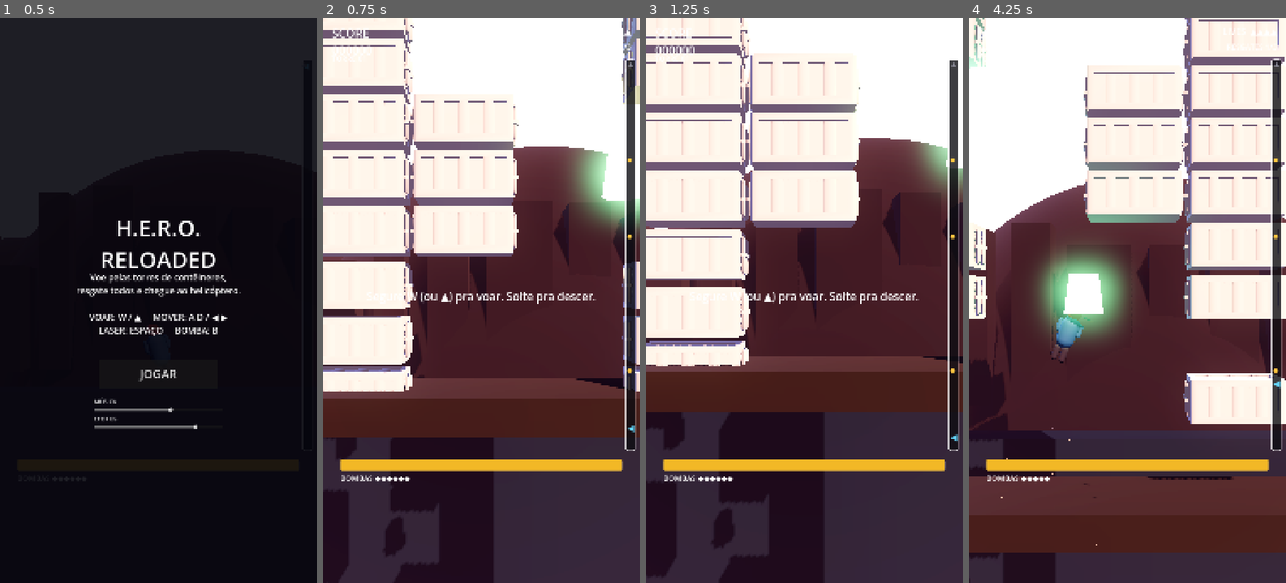
Above: before the commit, frames 1-4 (left to right).
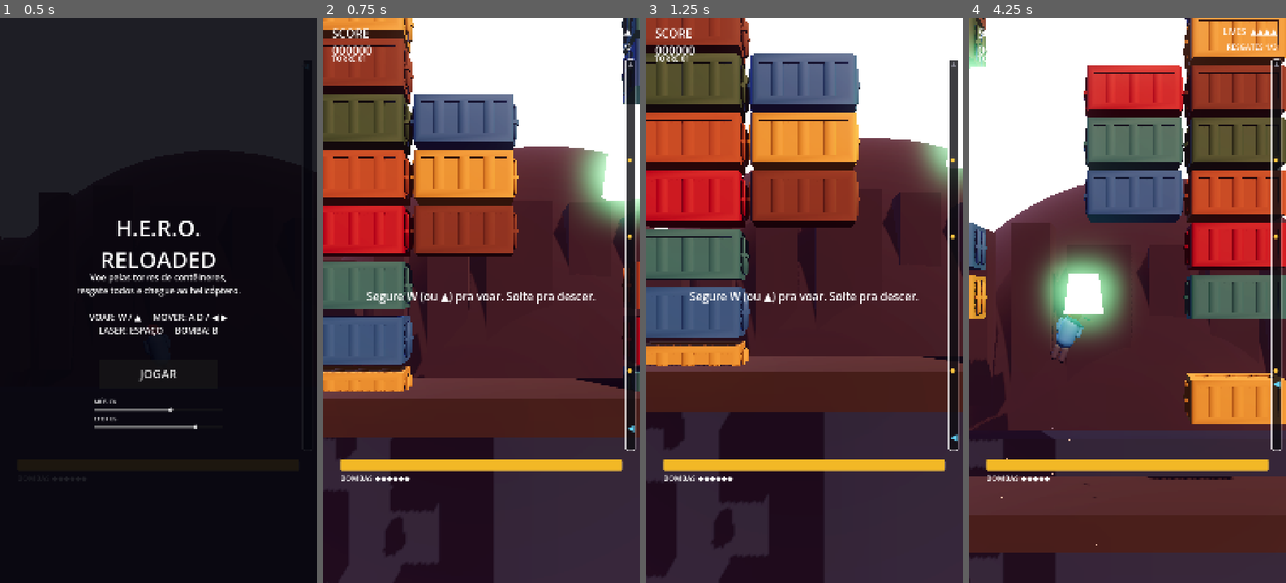
Above: after the commit, the same moments.

Repository: FabriciooPoke/hero-godot
Game: Godot game, scene res://scenes/Main.tscn
The game is run twice, just before and just after one commit, with the same random seed, the same clock (stepped at 60 frames per second) and the same inputs.
Inputs:
- Up to frame 1 (0.5 s): no input
- Up to frame 2 (0.75 s): click "JOGAR" at 0.5 s
- Up to frame 3 (1.25 s): no input
- Up to frame 4 (4.25 s): hold D (mover_direita) 1.28-2.03 s; tap Space (atirar) at 1.35, 3.6 s; hold A (mover_esquerda) 2.03-2.78 s; tap B (bomba) at 2.1 s; hold W (propulsar) 2.78-3.53 s; hold D (mover_direita) from 2.78 s (still down)

Frame 1 is identical in both runs. In frame 2, 29% of the frame differs, in the area x 0-100%, y 0-67%; in frame 3, 29%, in the area x 0-68%, y 0-62%; in frame 4, 29%.

Commit message:
Contêineres ganham cores variadas, incluindo tons enferrujados
O modelo importado não tem textura própria (geometria branca lisa — a cor
que aparecia vinha só da luz quente da cena), então dá pra tingir cada
instância livremente via albedo_color sem perder nenhum detalhe da malha.
Paleta com 7 cores reais de contêiner (azul, vermelho, verde, mostarda,
petróleo) + 2 variantes enferrujadas (tom terroso, mais ásperas/foscas,
menos metálicas) pra quebrar a monotonia visual da torre.

Testado ao vivo: mistura de cores visível na torre, incluindo os tons
enferrujados com aparência fosca/desgastada.

Diff:
--- a/scripts/GeradorNivel.gd
+++ b/scripts/GeradorNivel.gd
@@ -28,7 +28,22 @@
 ## no nó do modelo (achada inspecionando a cadeia de transform completa).
 const ESCALA_CONTEINER := LARGURA_CONTEINER / (3.046667 * 0.27)
 
+## O modelo não tem textura própria (geometria branca lisa — a cor que se vê
+## vem só da luz da cena) — então dá pra tingir livremente sem perder detalhe.
+## Paleta de cores reais de contêiner + duas variantes enferrujadas (tom
+## terroso, mais ásperas/foscas) pra quebrar a monotonia visual da torre.
+const PALETA_CONTEINER := [
+	{"cor": Color(0.12, 0.36, 0.56), "rugosidade": 0.75, "metalico": 0.2},   # azul
+	{"cor": Color(0.55, 0.15, 0.13), "rugosidade": 0.75, "metalico": 0.2},   # vermelho
+	{"cor": Color(0.17, 0.33, 0.22), "rugosidade": 0.75, "metalico": 0.2},   # verde
+	{"cor": Color(0.68, 0.52, 0.15), "rugosidade": 0.75, "metalico": 0.2},   # amarelo mostarda
+	{"cor": Color(0.15, 0.42, 0.43), "rugosidade": 0.75, "metalico": 0.2},   # azul petróleo
+	{"cor": Color(0.52, 0.30, 0.14), "rugosidade": 0.95, "metalico": 0.05},  # enferrujado claro
+	{"cor": Color(0.36, 0.23, 0.15), "rugosidade": 0.95, "metalico": 0.0},   # enferrujado escuro
+]
+
 var _forma_conteiner: BoxShape3D
+var _materiais_conteiner: Array[StandardMaterial3D] = []
 
 var nivel_atual: int = 1
 var altura_total: float = 0.0
@@ -166,6 +181,18 @@
 	return (col - COLUNAS / 2.0) * LARGURA_CONTEINER
 
 
+## Modelos importados vêm com uma malha aninhada dentro de um Node3D
+## embrulho — desce a árvore até achar o MeshInstance3D de verdade.
+func _achar_mesh_instance(no: Node) -> MeshInstance3D:
+	if no is MeshInstance3D:
+		return no
+	for filho in no.get_children():
+		var achado := _achar_mesh_instance(filho)
+		if achado:
+			return achado
+	return null
+
+
 ## Forma de colisão é criada uma vez e reaproveitada por todos os
 ## contêineres — evita recriar recursos idênticos centenas de vezes por nível.
 ## A física continua sendo essa caixa simples independente do visual.
@@ -175,6 +202,13 @@
 	_forma_conteiner = BoxShape3D.new()
 	_forma_conteiner.size = Vector3(LARGURA_CONTEINER, ALTURA_CONTEINER, LARGURA_CONTEINER)
 
+	for entrada in PALETA_CONTEINER:
+		var mat := StandardMaterial3D.new()
+		mat.albedo_color = entrada.cor
+		mat.roughness = entrada.rugosidade
+		mat.metallic = entrada.metalico
+		_materiais_conteiner.append(mat)
+
 
 func _criar_conteiner(col: int, andar: int, resistencia: int) -> void:
 	var corpo := StaticBody3D.new()
@@ -190,6 +224,11 @@
 	malha.position.y = -ALTURA_CONTEINER * 0.5  # pivô do modelo fica na base, não no centro
 	corpo.add_child(malha)
 
+	var cor_indice: int = (col * 5 + andar * 11) % _materiais_conteiner.size()
+	var mesh_instancia := _achar_mesh_instance(malha)
+	if mesh_instancia:
+		mesh_instancia.material_override = _materiais_conteiner[cor_indice]
+
 	var forma := CollisionShape3D.new()
 	forma.shape = _forma_conteiner
 	corpo.add_child(forma)
